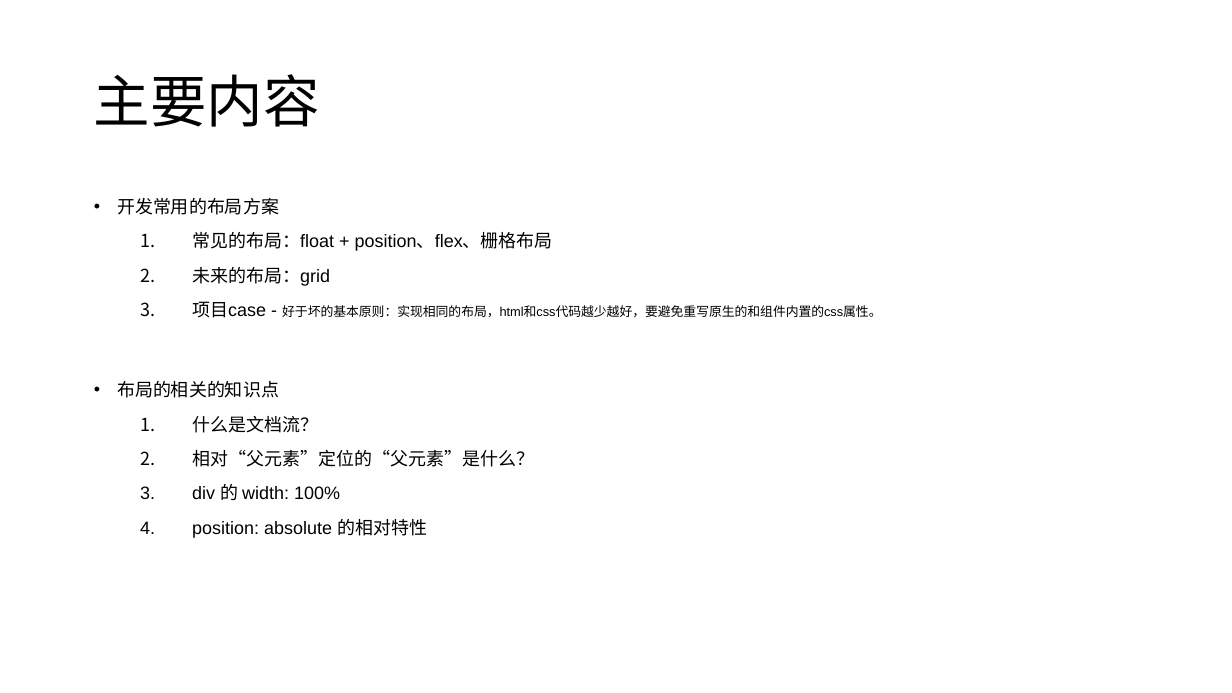
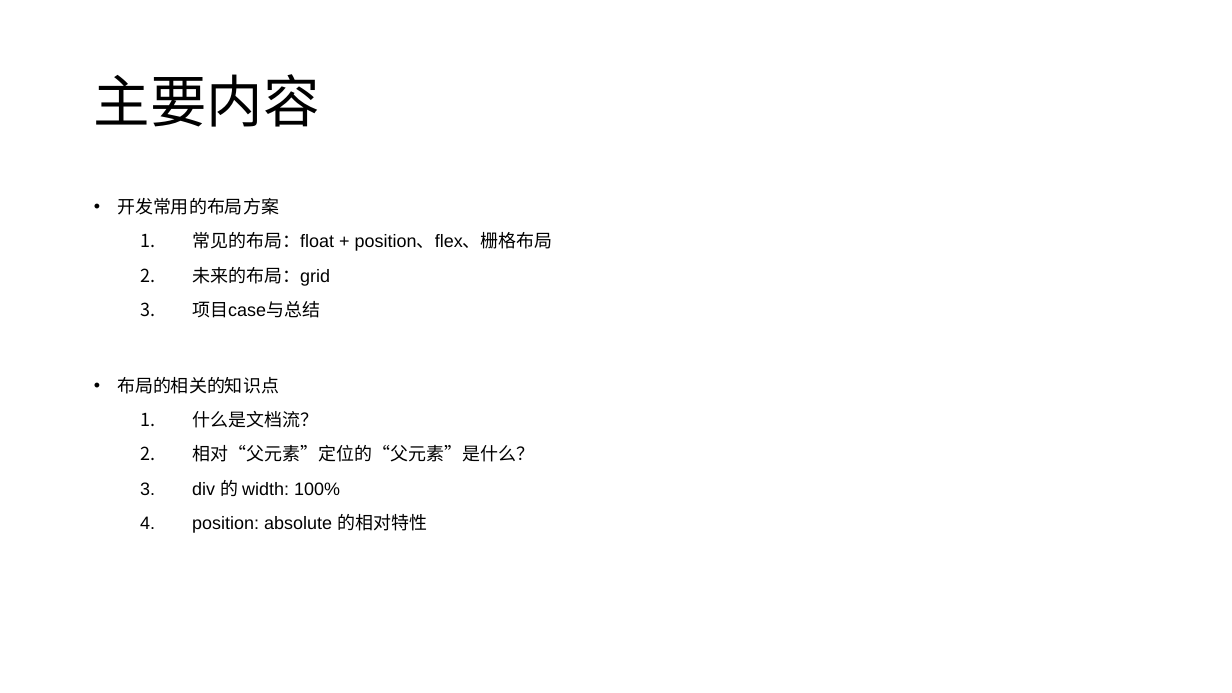
Before and after one commit to FBmm/Frontend-blog, a slide deck: slide 2 of CSS/css分享/css分享 - 布局.pptx. Drawn at 1232x693 pixels with LibreOffice and Linux fonts; fonts in the diff are those of the drawing. Boxes give left, top, right and bottom in pixels: in the first picture for what was removed or moved away, otherwise in the second. Text is boxed around its words. In the diff, an @@ line names an element or a change of style, - is before the commit and + after.

```diff
--- a/CSS/css分享/css分享 - 布局.pptx
+++ b/CSS/css分享/css分享 - 布局.pptx
@@ text at [192,301,320,318]: text changed; size 10 to 14 pt @@
-  3. 项目case - 好于坏的基本原则：实现相同的布局，html和css代码越少越好，要避免重写原生的和组件内置的css属性。
+  3. 项目case与总结
```
Also in this commit, not shown: 1 slide added.
